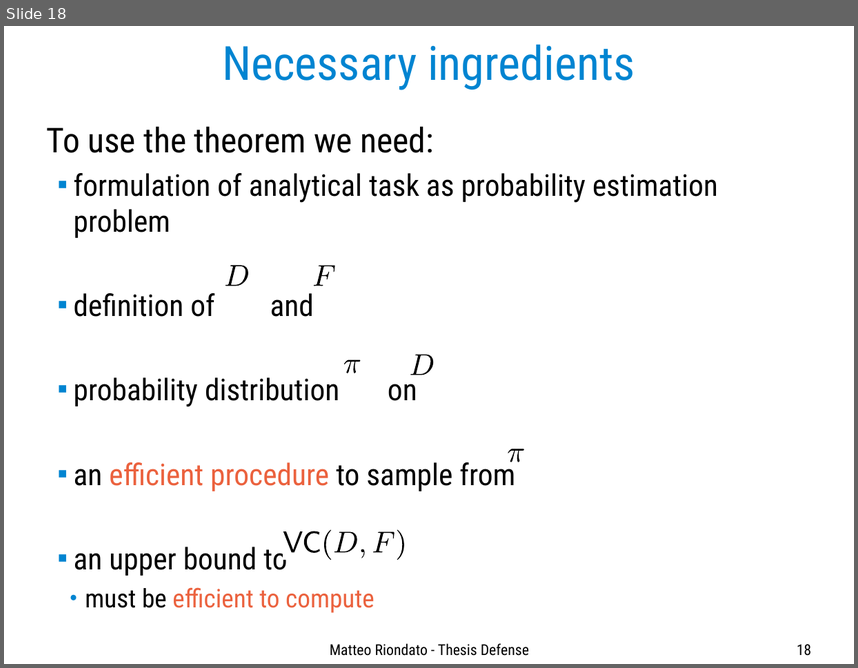
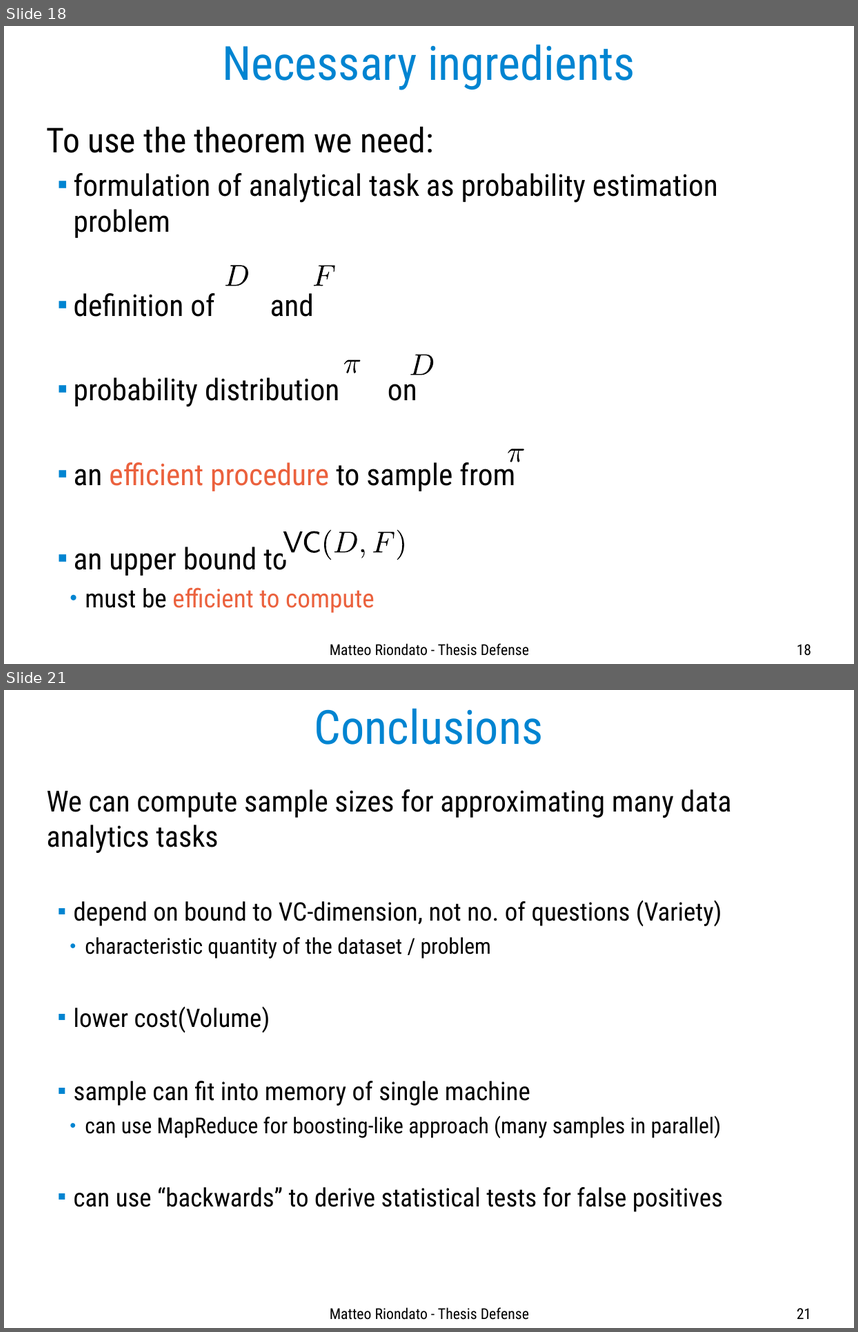
Before and after one commit to ZhizhongIsaacChen/dissertation, a slide deck: defense/Defense-talk.odp. Shown one above the other, each under a label of ours: slide 18 before the commit, slides 18 and 21 after it; the slides between them are not shown. The pictures are 858x668 and 858x1332 pixels, drawn with LibreOffice and Linux fonts; fonts in the diff are those of the drawing. Boxes give left, top, right and bottom in pixels: in the first picture for what was removed or moved away, otherwise in the second. Text is boxed around its words. In the diff, an @@ line names an element or a change of style, - is before the commit and + after.

Commit message:
Complete conclusion section.

```diff
--- a/defense/Defense-talk.odp
+++ b/defense/Defense-talk.odp
@@ slide 21 added at box(4, 690, 854, 1328), background #FFFFFF @@
@@ title added at box(314, 708, 543, 745), 44 pt, text #0084D1 @@
+Conclusions
@@ text added at box(47, 789, 732, 1212), 23.8 pt, text #000000 @@
+We can compute sample sizes for approximating many data analytics tasks
+  ■ depend on bound to VC-dimension, not no. of questions (Variety)
+    ● characteristic quantity of the dataset / problem
+  ■ lower cost(Volume)
+  ■ sample can fit into memory of single machine
+    ● can use MapReduce for boosting-like approach (many samples in parallel)
+  ■ can use “backwards” to derive statistical tests for false positives
@@ text added at box(330, 1307, 529, 1319), 14 pt, text #000000 @@
+Matteo Riondato - Thesis Defense
@@ page number added at box(797, 1308, 811, 1319), 14 pt, text #000000 @@
+21
```
Also in this commit, not shown: 4 slides changed, 5 other slides added.
